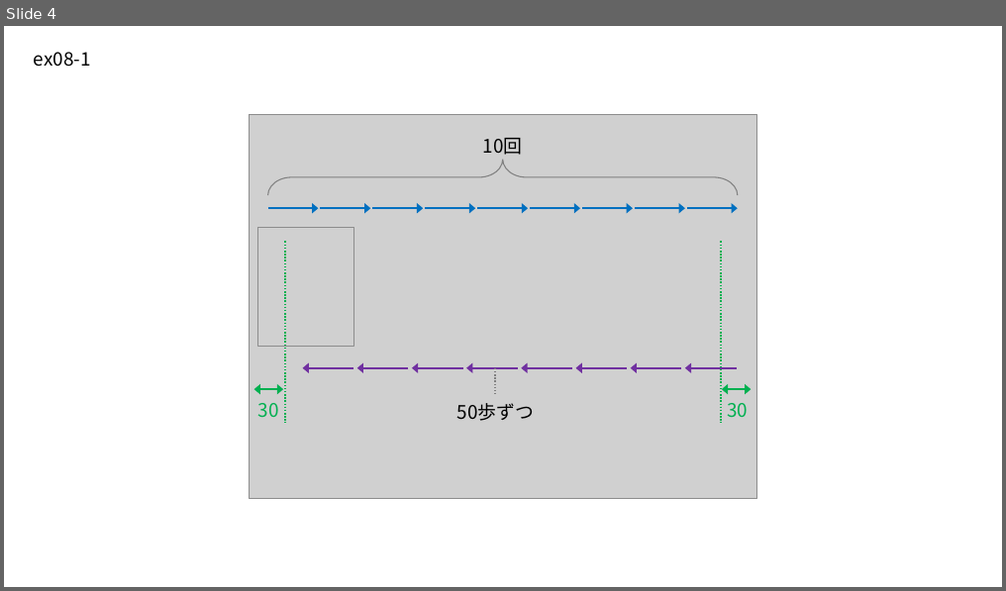
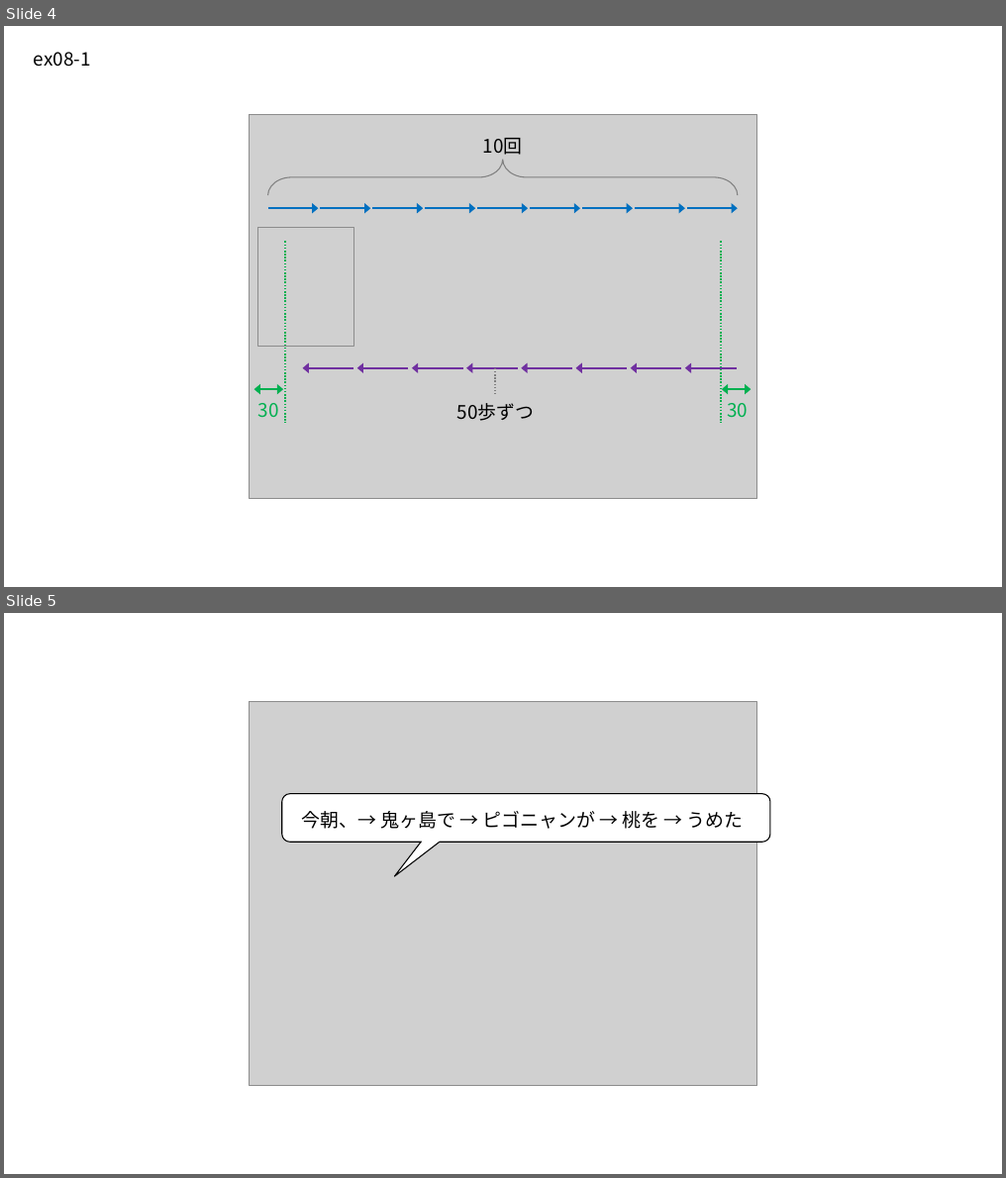
Before and after one commit to p5nyan/p5nyan.github.io, a slide deck: lesson/fig/ex-figs.pptx. Shown one above the other, each under a label of ours: slide 4 before the commit, slides 4 and 5 after it. The pictures are 1006x591 and 1006x1178 pixels, drawn with LibreOffice and Linux fonts; fonts in the diff are those of the drawing; grey boxes stand for pictures. Boxes give left, top, right and bottom in pixels: in the first picture for what was removed or moved away, otherwise in the second. Text is boxed around its words. In the diff, an @@ line names an element or a change of style, - is before the commit and + after.

```diff
--- a/lesson/fig/ex-figs.pptx
+++ b/lesson/fig/ex-figs.pptx
@@ slide 5 added at (4, 613, 1002, 1174), background #FFFFFF @@
@@ picture added at (249, 702, 757, 1085) @@
@@ freeform shape added at (282, 794, 770, 877), fill #FFFFFF, outline #000000 1 pt @@
@@ text added at (302, 811, 744, 829), 18 pt, text #000000 @@
+今朝、→ 鬼ヶ島で → ピゴニャンが → 桃を → うめた
```
Also in this commit, not shown: 1 other slide added, 4 other files.
